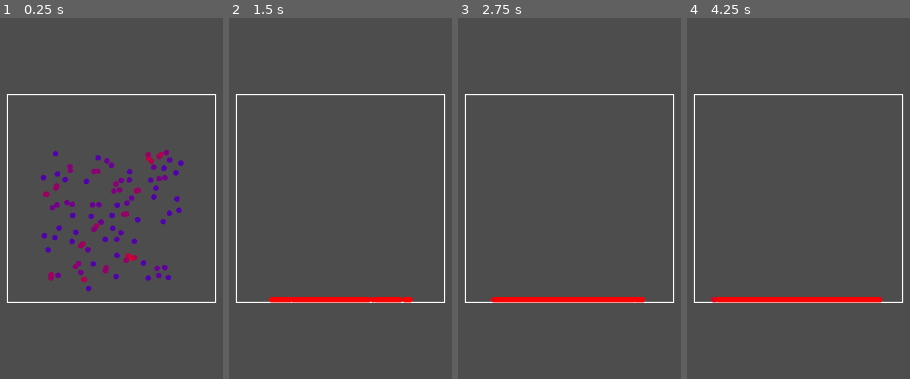
Above: before the commit, frames 1-4 (left to right).
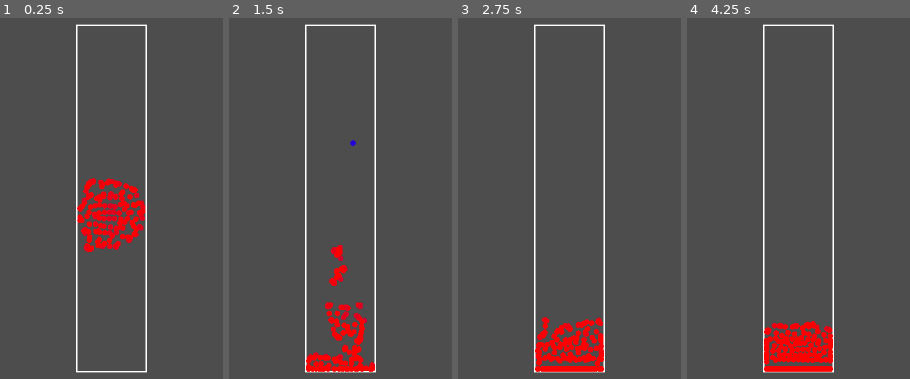
Above: after the commit, the same moments.

Repository: TobyDwyer/FluidSimulation
Game: Godot game, scene res://scenes/Main.tscn
The game is run twice, just before and just after one commit, with the same random seed, the same clock (stepped at 60 frames per second) and the same inputs.
Inputs:
- Up to frame 1 (0.25 s): no input
- Up to frame 2 (1.5 s): no input
- Up to frame 3 (2.75 s): no input
- Up to frame 4 (4.25 s): no input

The runs differ from the first frame. In frame 1, 9.6% of the frame differs, in the area x 3-97%, y 1-99%; in frame 2, 7.1%; in frame 3, 7.2%; in frame 4, 7.6%.

Commit message:
Playing with values and added in stepping

Diff:
--- a/scripts/main.gd
+++ b/scripts/main.gd
@@ -1,15 +1,18 @@
 extends Node2D
 
+@export var substeps: int = 1
+@export var max_speed: float = 2000.0
+
 @export var particle_size: float = 4
-@export var num_particles: int = 100
+@export var num_particles: int = 150
 @export var gravity: Vector2 = Vector2(0, 980)
-@export_range(0.0, 1.0) var wall_damping: float = 0.5
-
-@export var smoothing_scale:float = 16
-@export var rest_density:float = 0.25
+@export_range(0.0, 1.0) var wall_damping: float = 0.8
+
+@export var smoothing_scale:float = 24.0
+@export var rest_density:float = 0.8
 @export var spacing:float = 8
-@export var stiffness:float = 200.0
-@export var viscosity: float = 50.0
+@export var stiffness:float = 5.0e5
+@export var viscosity: float = 300
 var mass: float = 0.0
 
 var poly6_const:float = 0.0
@@ -17,16 +20,9 @@
 var visc_lap_const:float = 0.0
 var h_sq: float = 0.0
 
-# The starting pos params for the particles.
-var xmin: int = -100
-var ymin: int = -100
-var xmax: int = 100
-var ymax: int = 100
-
-
 # Container postion and size
 var container_pos: Vector2 = Vector2(0, 0)
-var container_size: Vector2 = Vector2(300, 300)
+var container_size: Vector2 = Vector2(100, 500)
 
 # Simulation state. One entry per particle — index i is the same
 # particle in every array. More arrays get added as you go:
@@ -54,12 +50,17 @@
 		container_pos - container_size / 2.0,
 		container_size
 	)
-	for i in range(num_particles):
-		spawn_particle()
-
-func spawn_particle():
+	var cols := int(ceil(sqrt(float(num_particles))))
+	var origin := container_pos - Vector2(cols, cols) * spacing * 0.5
+	for i in num_particles:
+		var gx := i % cols
+		var gy := i / cols
+		var jitter := Vector2(randf_range(-0.1, 0.1), randf_range(-0.1, 0.1)) * spacing
+		spawn_particle(origin + Vector2(gx, gy) * spacing + jitter)
+
+func spawn_particle(pos: Vector2):
 	# Give each particle a slightly random starting point
-	positions.append(Vector2(randf_range(xmin, xmax), randf_range(ymin, ymax)))
+	positions.append(pos)
 	# Starts at rest. Nothing moves it yet — that arrives with the integrator.
 	velocities.append(Vector2.ZERO)
 	densities.append(rest_density)
@@ -132,6 +133,7 @@
 	for i in n:
 		var pressure = stiffness * (densities[i] - rest_density)
 #	    Play around with clamping to 0 vs not
+		#pressures[i] = maxf(0.0, pressure)
 		pressures[i] = pressure
 
 func spiky_gradient(offset:Vector2, r: float) -> Vector2:
@@ -164,8 +166,6 @@
 			var r_sq = offset.length_squared()
 			if r_sq >= h_sq or r_sq == 0.0: continue
 
-			var vel_diff = velocities[j] - vel_i
-
 			#var r = offset.length()
 			var r = sqrt(r_sq)
 
@@ -180,22 +180,31 @@
 			forcesComb += (viscosity *mass *velocity_difference /density_j * viscosity_lap(r))
 
 		forces[i] = forcesComb
-		forces[i] = forcesComb
-
-func  integrate_forces(i:int, delta: float):
+
+func integrate_forces(i: int, delta: float):
 	var density = maxf(densities[i], 0.00001)
-#	Acceleration from pressure + velocity
 	var acceleration = (forces[i] / density + gravity)
-
-	velocities[i] += acceleration * delta
-	positions[i] += velocities[i] * delta
-
-
-func _physics_process(delta):
+	var vel = velocities[i] + acceleration * delta
+
+	var speed_sq = vel.length_squared()
+
+	if speed_sq > max_speed * max_speed:
+		vel = vel / sqrt(speed_sq) * max_speed
+
+	velocities[i] = vel
+	positions[i] += vel * delta
+
+
+func step(dt: float):
 	calculate_density()
 	calculate_pressure()
 	calculate_forces()
 	for i in range(positions.size()):
-		integrate_forces(i,delta)
+		integrate_forces(i, dt)
 		resolve_bounds(i)
+
+func _physics_process(delta):
+	var sub_dt = delta / float(substeps)
+	for _s in substeps:
+		step(sub_dt)
 	queue_redraw()
